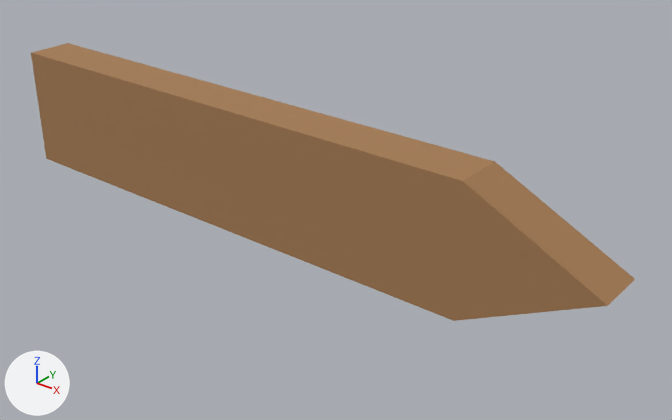
Before and after pictures for a commit that changed the FBX model Assets/Art/EternalEnigma/BiomeDecorations/Grassland_SignPanel.fbx.
Before and after are seen from a 50 mm camera at (0.784, -0.849, 0.506) aimed at (0.078, 0.033, -0.041). Lighting does not change. The marker at lower left points along +X, +Y and +Z. The older version comes first.

The older version as bpy lines, for what is in view:
```python
mat_ee_deco_01 = principled_material('EE_Deco_01')
mat_ee_deco_01.base_color = (0.38, 0.2, 0.085)  # brown #a67c52
mat_ee_deco_01.roughness = 0.82
me_grassland_signpanel_002 = bpy.data.meshes.new('Grassland_SignPanel.002')
me_grassland_signpanel_002.from_pydata(...)  # 10 vertices, 7 faces; spans x -0.48..0.49, y -0.035..0.035, z -0.09..0.09
me_grassland_signpanel_002.materials.append(mat_ee_deco_01)  # brown #a67c52
ob_grassland_signpanel = bpy.data.objects.new('Grassland_SignPanel', me_grassland_signpanel_002)
ob_grassland_signpanel.location = (0.0, 0.0, 0.0)
```
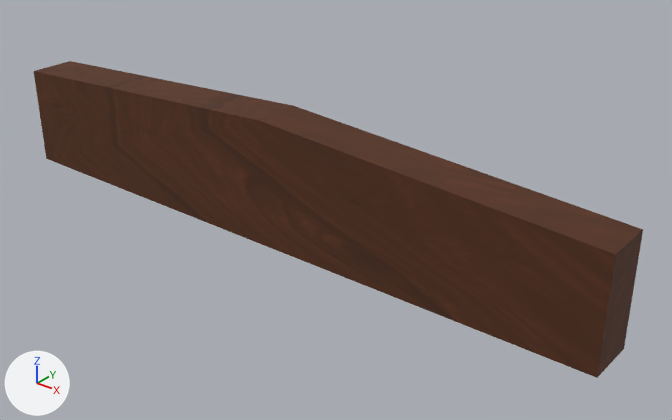
Location of each change, (x1, y1, x2, y2) in pixels of the pictures (672 x 420 px):
'Grassland_SignPanel', surface changed, reshaped (darker, 14% taller)
    before: (31, 43, 635, 321)
    after: (34, 61, 643, 378)

The edits, one by one:
Picture 'BiomeDecorations.png' (img_biomedecorations_png) is new.
In material 'EE_Deco_01' (mat_ee_deco_01), base_color is no longer (0.38, 0.2, 0.085), brown #a67c52.
In material 'EE_Deco_01' (mat_ee_deco_01), texture is now set to img_biomedecorations_png.
me_grassland_signpanel_002 has 10 vertices, 7 faces and spans x -0.48..0.49, y -0.035..0.035, z -0.09..0.09.
me_grassland_signpanel_002 is used by ob_grassland_signpanel; location (0.0, 0.0, 0.0).
Part 1, on me_grassland_signpanel_002:
Vertex 1 of me_grassland_signpanel_002 moves from (0.31, -0.035, -0.09) at pixel (453, 320) to (0.49, -0.035, -0.09) at pixel (597, 377).
Vertex 2 of me_grassland_signpanel_002 moves from (0.49, -0.035, 0.0) at pixel (607, 305) to (0.49, -0.035, 0.06) at pixel (615, 254).
Vertex 3 of me_grassland_signpanel_002 moves from (0.31, -0.035, 0.09) at pixel (462, 180) to (0.005, -0.035, 0.09) at pixel (257, 120).
Vertex 4 of me_grassland_signpanel_002 moves from (-0.48, -0.035, 0.09) at pixel (30, 52) to (-0.48, -0.035, 0.06) at pixel (33, 71).
Vertex 6 of me_grassland_signpanel_002 moves from (0.31, 0.035, -0.09) to (0.49, 0.035, -0.09) at pixel (623, 348).
Vertex 7 of me_grassland_signpanel_002 moves from (0.49, 0.035, 0.0) at pixel (635, 279) to (0.49, 0.035, 0.06) at pixel (643, 229).
Vertex 8 of me_grassland_signpanel_002 moves from (0.31, 0.035, 0.09) at pixel (495, 161) to (0.005, 0.035, 0.09) at pixel (293, 105).
Vertex 9 of me_grassland_signpanel_002 moves from (-0.48, 0.035, 0.09) at pixel (67, 43) to (-0.48, 0.035, 0.06) at pixel (70, 61).
